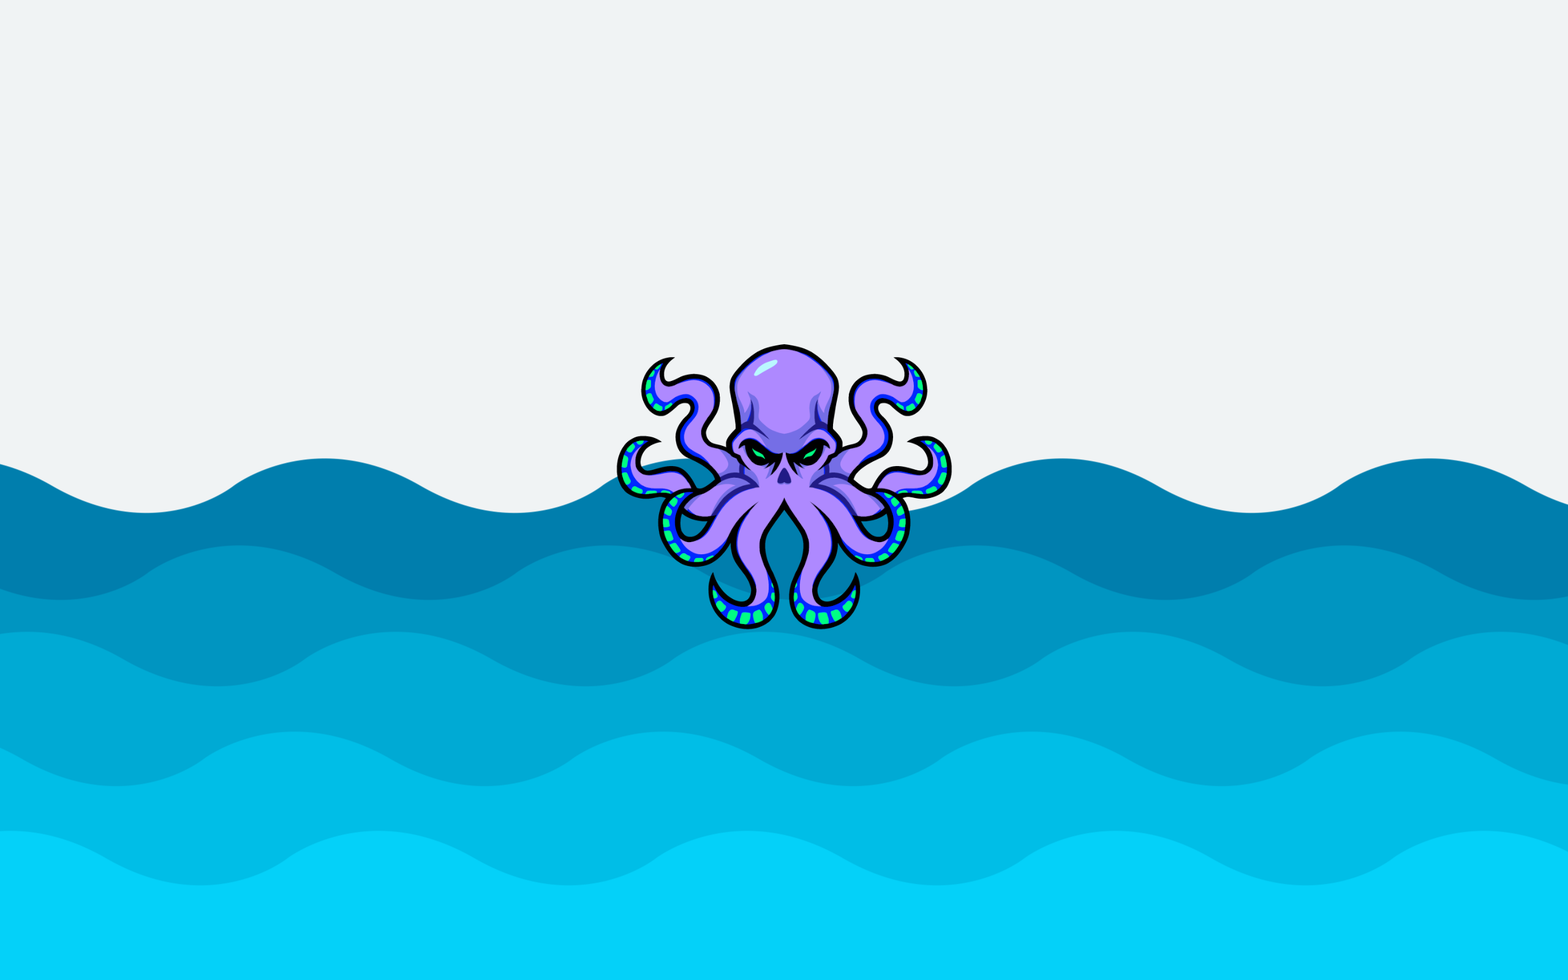
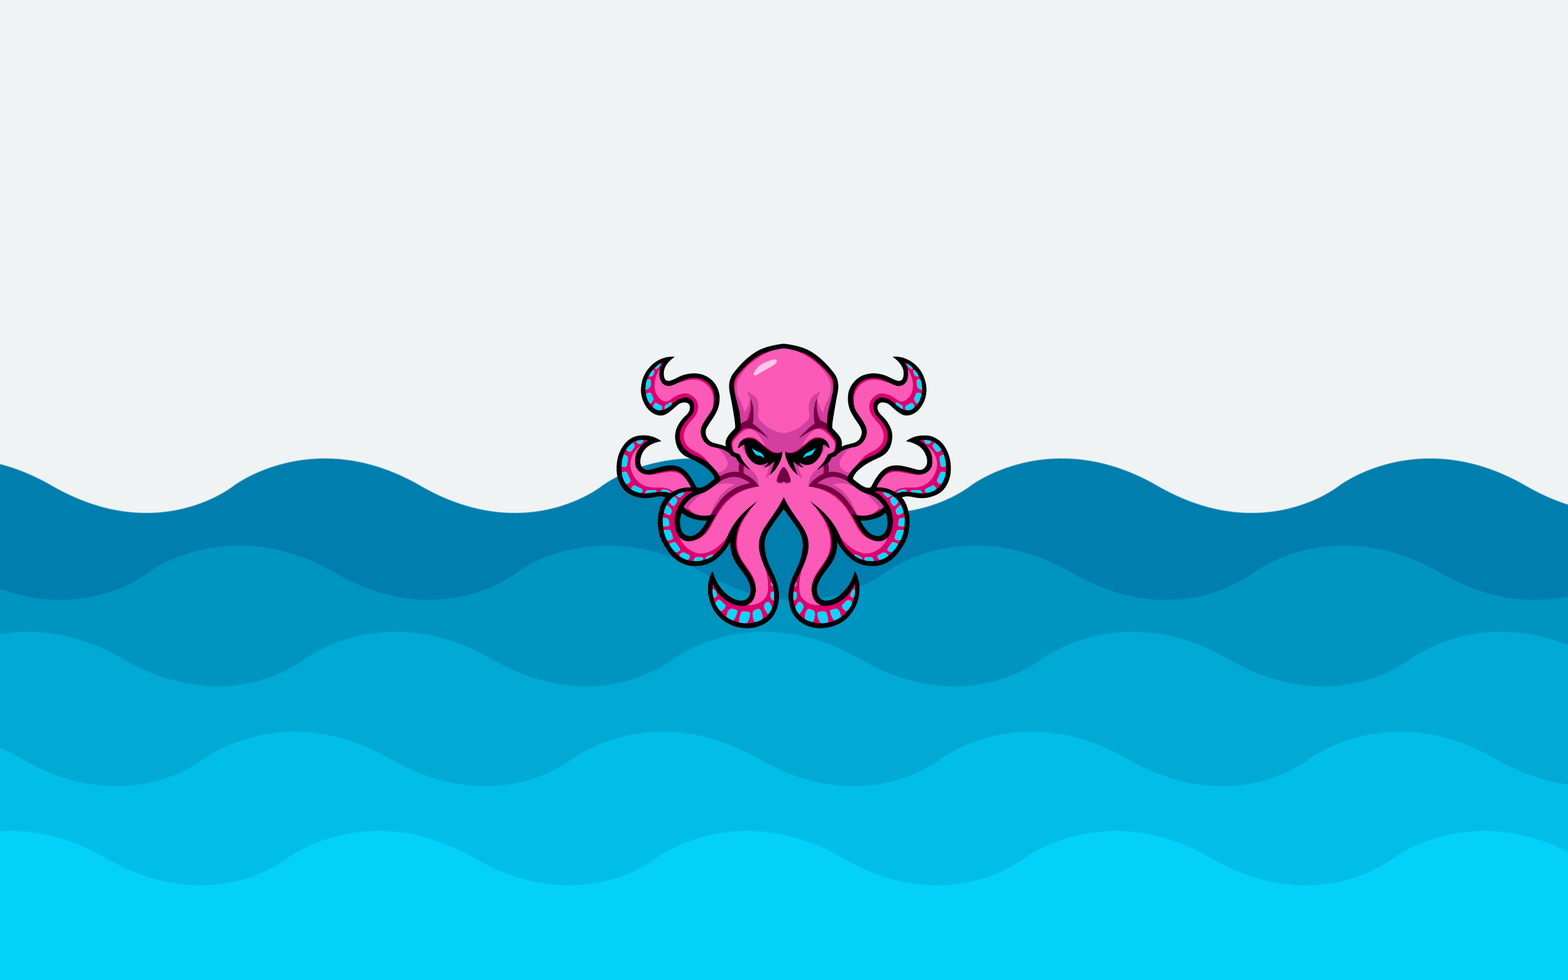
Comparing the layer stacks of the two 1568×980 images. Changes:
painted on "Logo" over [616, 343, 953, 630]